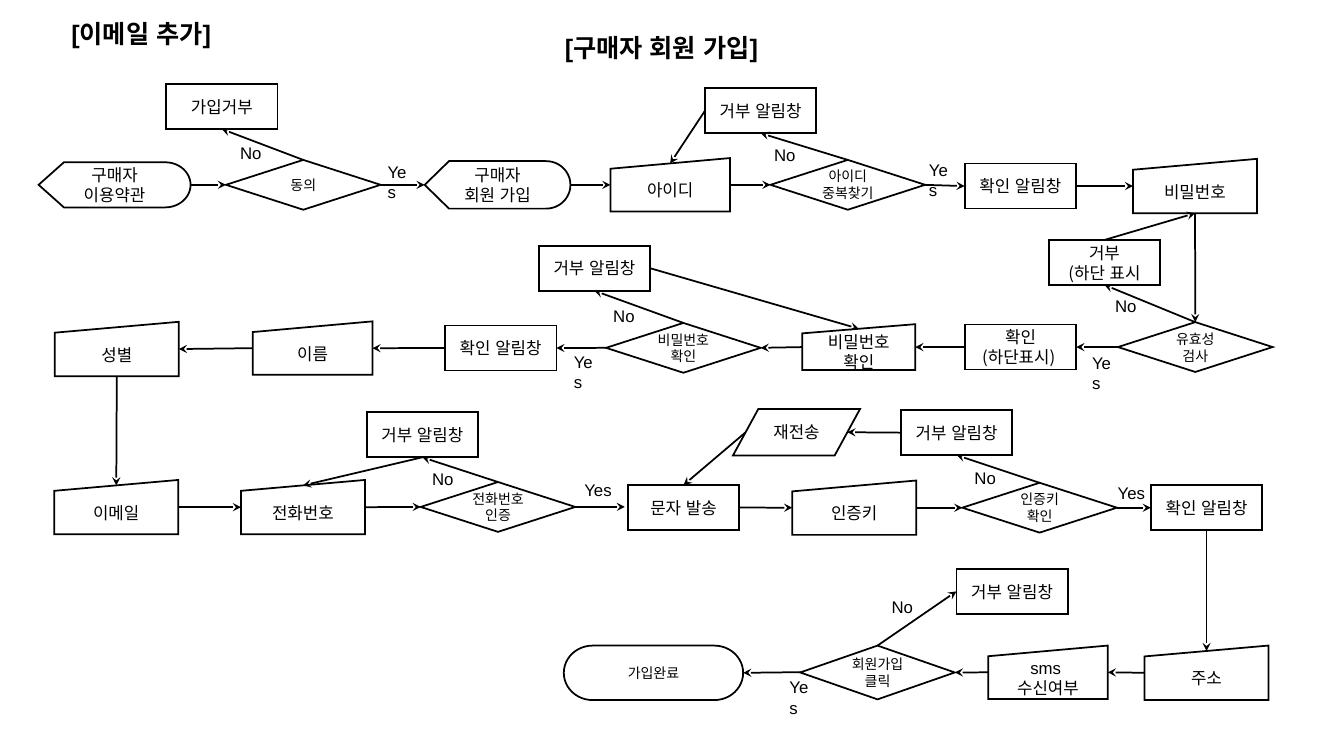
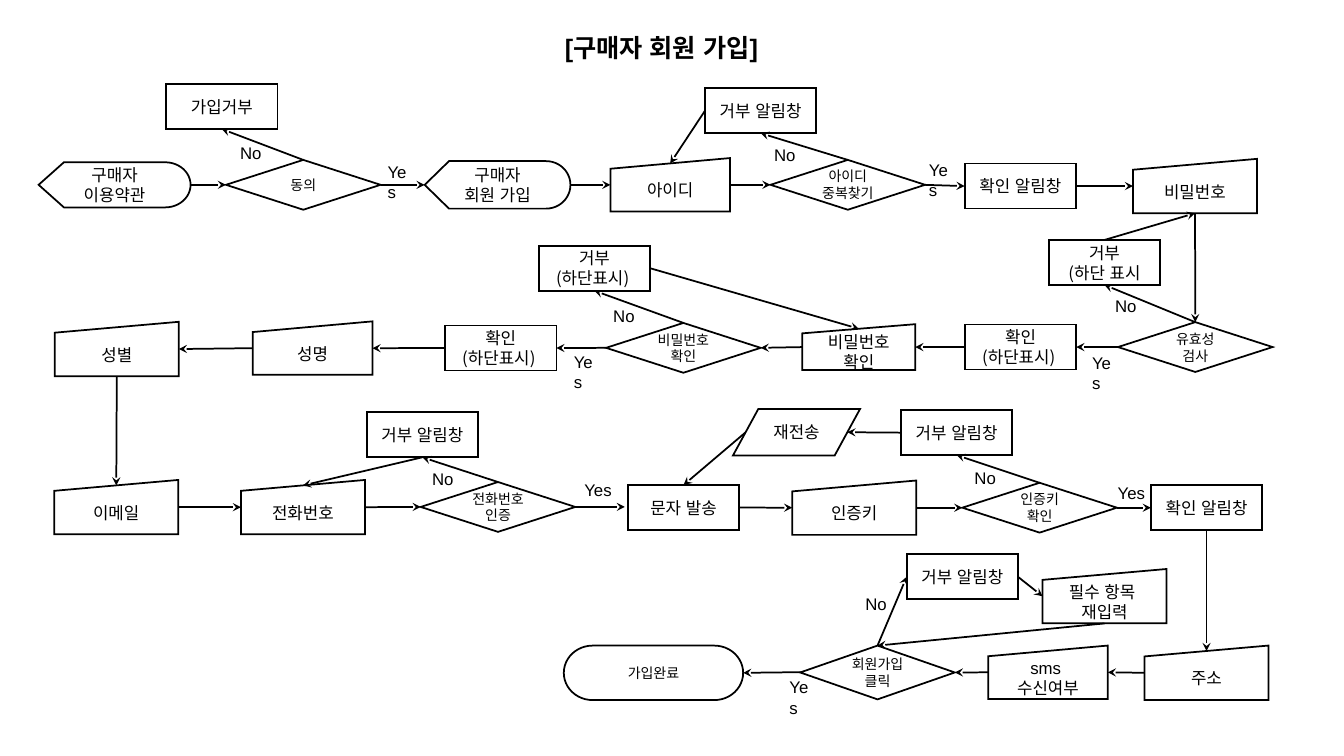
Before and after one commit to PARKJAEGWON/ecommerce7th, a slide deck: slide 3 of resource/01.기능/02.[Uranus]프로세스.pptx. Drawn at 1344x756 pixels with LibreOffice and Linux fonts; fonts in the diff are those of the drawing. Boxes give left, top, right and bottom in pixels: in the first picture for what was removed or moved away, otherwise in the second. Text is boxed around its words. In the diff, an @@ line names an element or a change of style, - is before the commit and + after.

Commit message:
[UPDATE]

```diff
--- a/resource/01.기능/02.[Uranus]프로세스.pptx
+++ b/resource/01.기능/02.[Uranus]프로세스.pptx
@@ text removed at box(71, 22, 211, 49) @@
-[이메일 추가]
@@ text in rectangle at box(556, 250, 629, 287): text changed @@
-거부 알림창
+거부
+(하단표시)
@@ text in flow chart manual input at box(297, 346, 328, 362): text changed @@
-이름
+성명
@@ text in rectangle at box(462, 330, 535, 367): text changed @@
-확인 알림창
+확인
+(하단표시)
@@ rectangle "거부 알림창": place and size @@
-rectangle "거부 알림창" at box(957, 569, 1068, 614)
+rectangle "거부 알림창" at box(907, 555, 1018, 600)
@@ text "No": place and size @@
-text "No" at box(892, 601, 913, 613)
+text "No" at box(865, 598, 886, 610)
@@ arrow moved from (878, 645) - (957, 592) to (878, 645) - (907, 577) @@
@@ arrow added from (1018, 577) to (1043, 597), #000000 1.25 pt @@
@@ flow chart manual input added at box(1043, 570, 1167, 624), fill #FFFFFF, outline #000000 1.25 pt, 12 pt, text #000000 @@
+필수 항목
+재입력
@@ arrow added from (1105, 623) to (878, 645), #000000 1.25 pt @@
```
Also in this commit, not shown: 2 other slides changed, 1 slide added.
